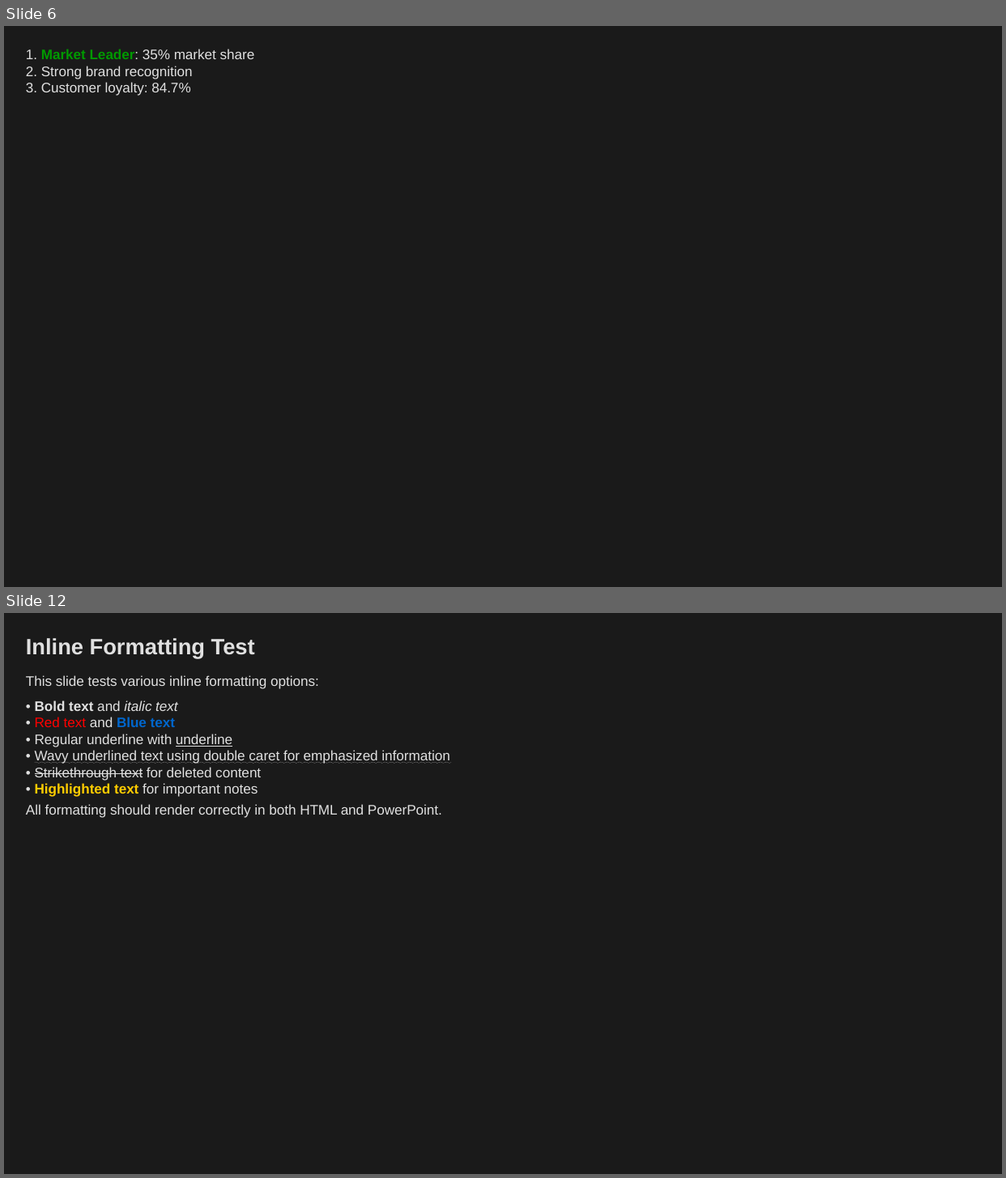
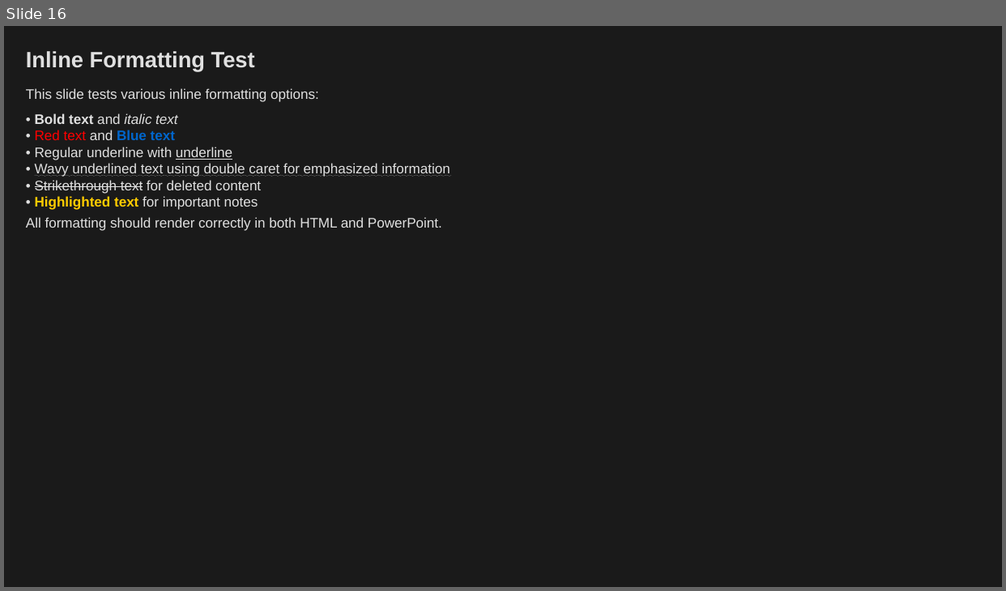
Before and after one commit to louisazhou/slidegenerator, a slide deck: output/notebook_example_dark.pptx. Shown one above the other, each under a label of ours: slides 6 and 12 before the commit, slide 16 after it; the slides between them are not shown. The pictures are 1006x1178 and 1006x591 pixels, drawn with LibreOffice and Linux fonts; fonts in the diff are those of the drawing. Boxes give left, top, right and bottom in pixels: in the first picture for what was removed or moved away, otherwise in the second. Text is boxed around its words. In the diff, an @@ line names an element or a change of style, - is before the commit and + after.

```diff
--- a/output/notebook_example_dark.pptx
+++ b/output/notebook_example_dark.pptx
@@ slide 6 removed at [4,26,1002,587], background #1A1A1A @@
@@ text removed at [26,49,255,96] @@
-1. Market Leader: 35% market share
-2. Strong brand recognition
-3. Customer loyalty: 84.7%
@@ what was slide 12 is now slide 16 @@
```
Also in this commit, not shown: 9 slides changed, 5 slides added, 28 other files.
